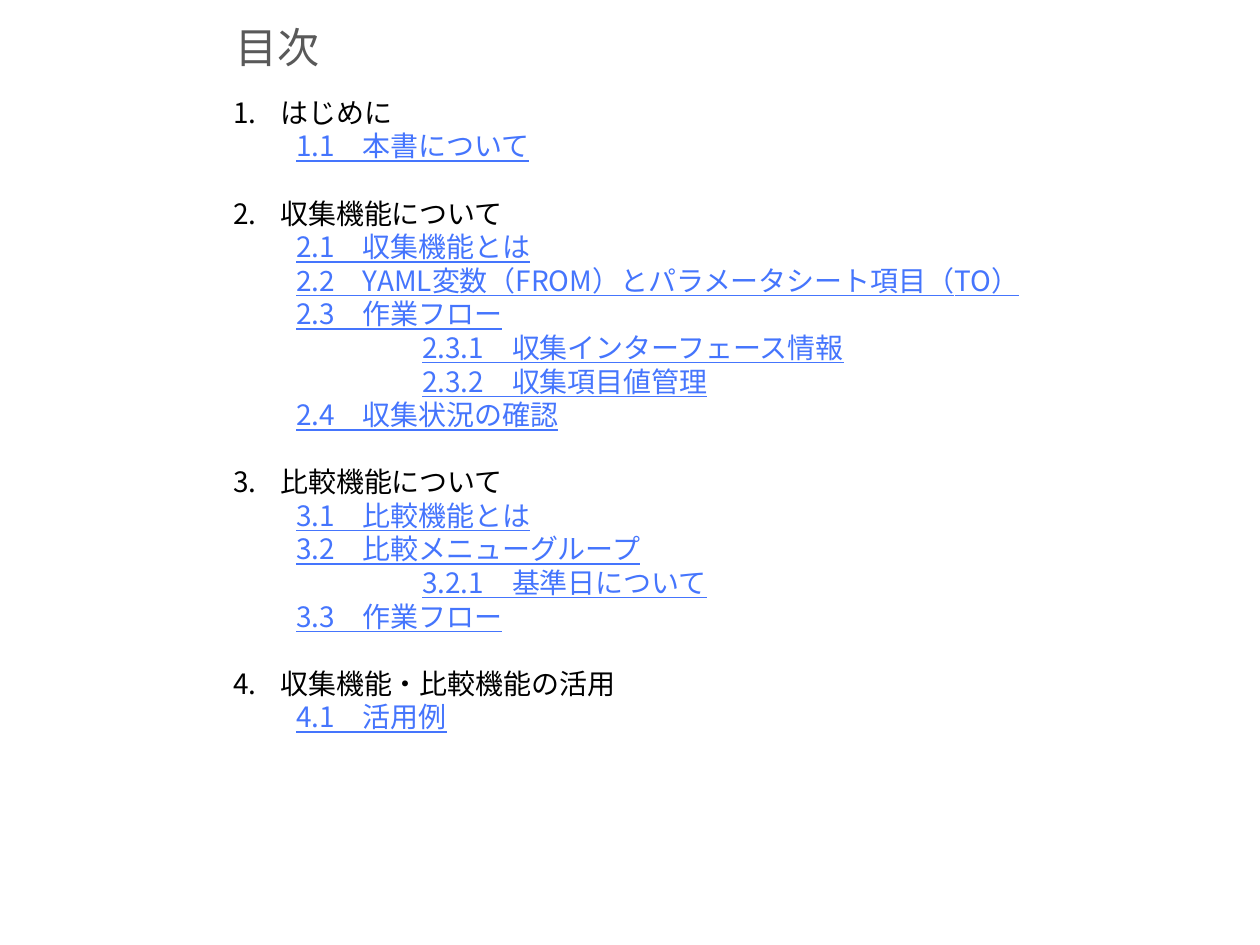
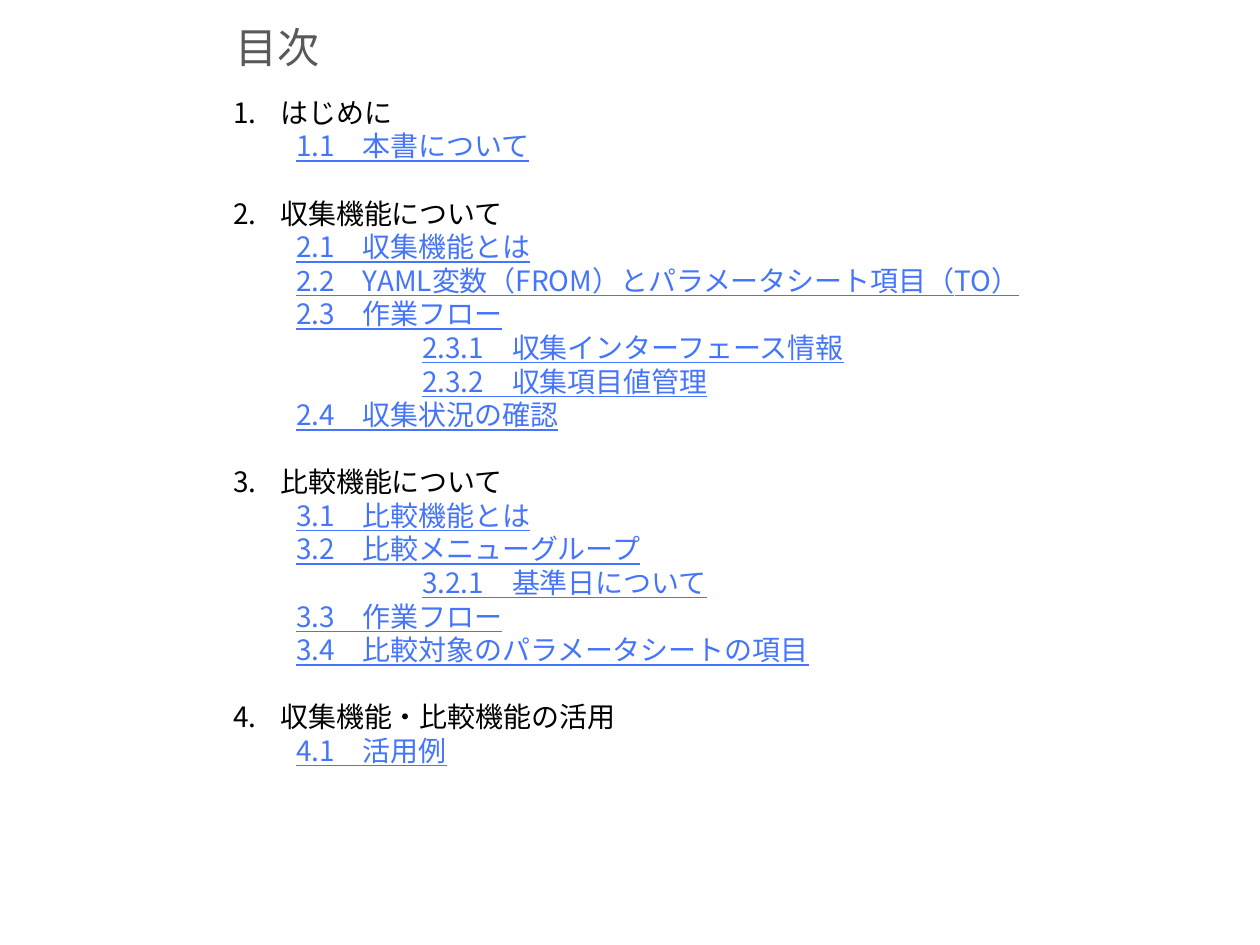
Before and after one commit to exastro-suite/it-automation-docs, a slide deck: slide 2 of asset/Learn_ja/ITA-collect-compare_classroom_lecture_ja.pptx. Drawn at 1260x945 pixels with LibreOffice and Linux fonts; fonts in the diff are those of the drawing; background and template pictures are left out. Boxes give left, top, right and bottom in pixels: in the first picture for what was removed or moved away, otherwise in the second. Text is boxed around its words. In the diff, an @@ line names an element or a change of style, - is before the commit and + after.

```diff
--- a/asset/Learn_ja/ITA-collect-compare_classroom_lecture_ja.pptx
+++ b/asset/Learn_ja/ITA-collect-compare_classroom_lecture_ja.pptx
@@ text at bbox=[296, 636, 809, 666]: paragraph added @@
+  3.4 比較対象のパラメータシートの項目
```
Also in this commit, not shown: 5 other slides changed, 1 slide added, 1 other file.
